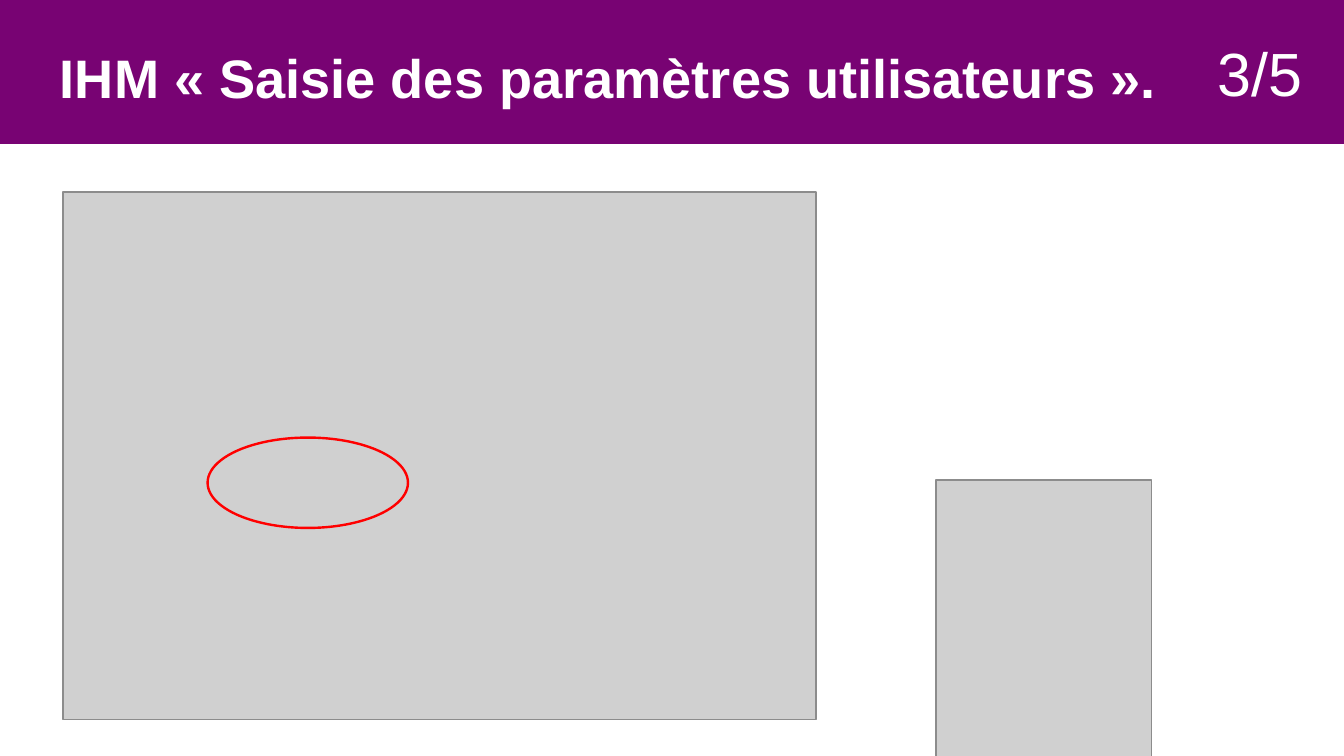
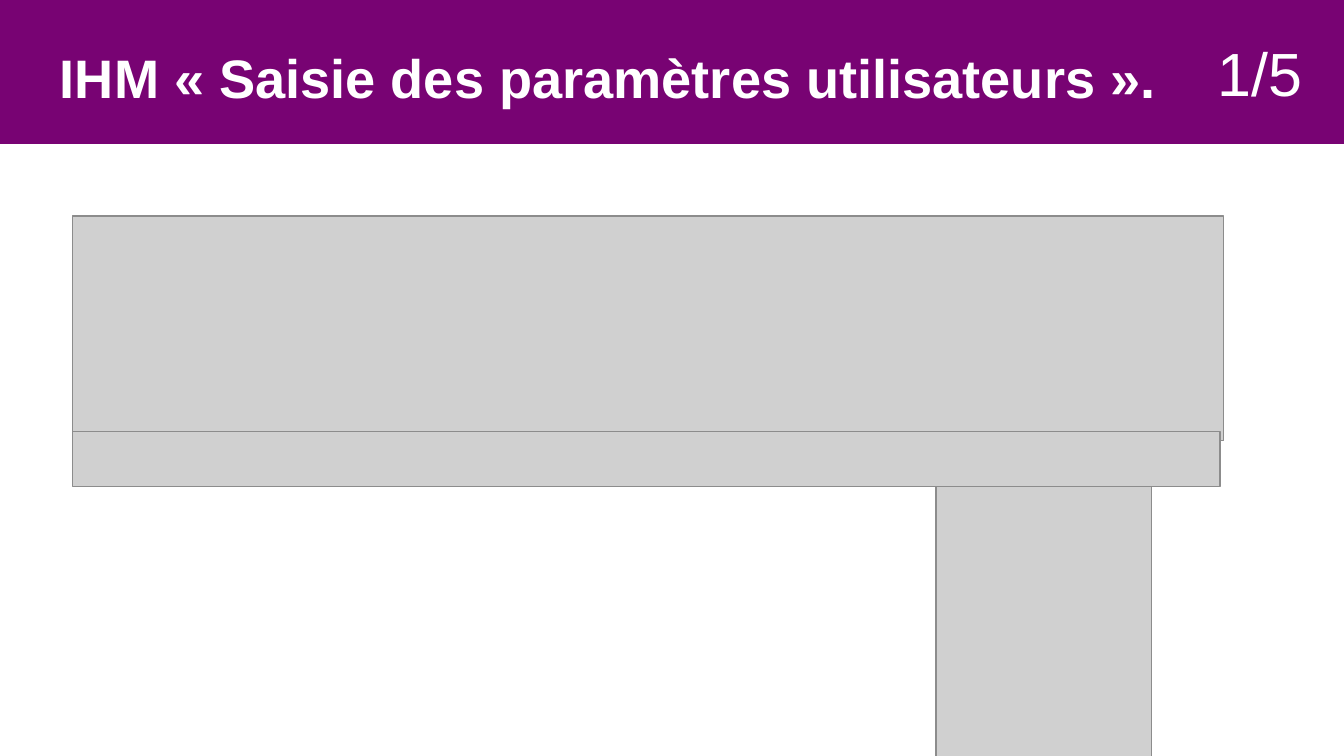
Before and after one commit to Sauvage89/sechoir-houblon, a slide deck: slide 7 of doc/diaporama/revue4/02-revue_sauvage.odp (slide 14 before the commit). Drawn at 1344x756 pixels with LibreOffice and Linux fonts; fonts in the diff are those of the drawing; grey boxes stand for pictures. Boxes give left, top, right and bottom in pixels: in the first picture for what was removed or moved away, otherwise in the second. Text is boxed around its words. In the diff, an @@ line names an element or a change of style, - is before the commit and + after.

```diff
--- a/doc/diaporama/revue4/02-revue_sauvage.odp
+++ b/doc/diaporama/revue4/02-revue_sauvage.odp
@@ text added at <box>1217,51,1302,97</box>, 36 pt, text #FFFFFF @@
+1/5
@@ picture added at <box>72,216,1224,440</box> @@
@@ picture: place and size @@
-picture at <box>63,191,817,720</box>
+picture at <box>72,432,1221,487</box>
@@ ellipse removed at <box>207,438,407,528</box> @@
```
Also in this commit, not shown: 22 other slides changed, 4 slides added, 4 other files.
